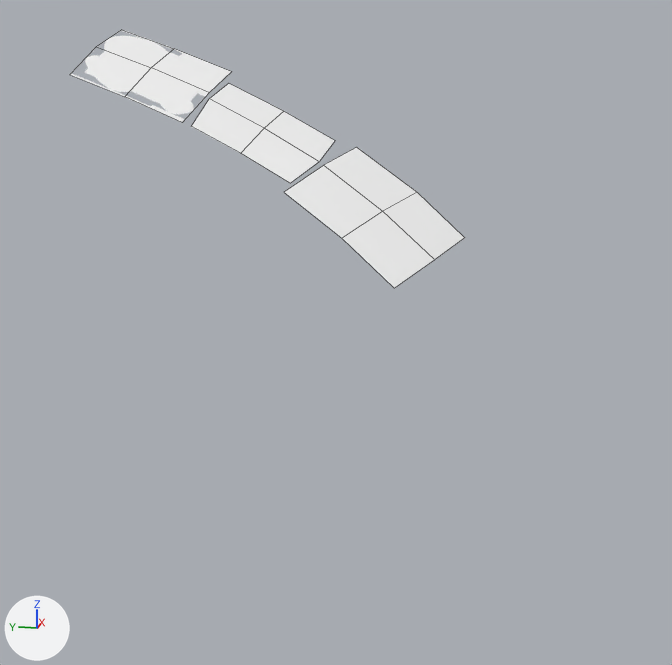
The FBX model Assets/HelloPico2/Data/Model/UI_UpMidDownDisplay.fbx as it was, and as the next commit left it.
Rendered twice from a 50 mm lens placed at (-0.1505, -0.0419, 0.0561), pointed at (0.0227, -0.0073, 0.0128). The lights are fixed; the arrows at lower left show +X, +Y and +Z. Mesh edges are drawn as thin lines. Where no turn or scale is listed for an object, it has been applied to the vertices.

Objects in the first picture: 'ConUI_DownMesh', 'ConUI_MidMesh', 'ConUI_UpMesh'.
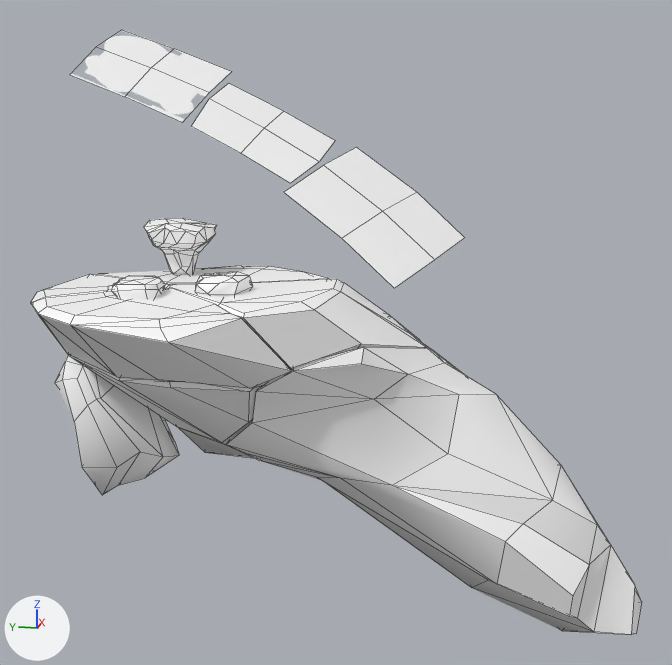
Where the newer file only moved an object's origin or applied its transform, the numbers keep the older frame.

Boxes (x1, y1, x2, y2) around the edits, measured in the pictures (672 x 665 px):
'HandController_Nature_Dummy', added
    after: (31, 218, 641, 635)

Edits to the bpy script that builds the scene:
```text
Add mat_picocolrampmat:
    mat_picocolrampmat = principled_material('PicoColRampMat')
    mat_picocolrampmat.base_color = (1.0, 1.0, 1.0)  # white #ffffff
Add me_handcontroller_nature_dummy:
    me_handcontroller_nature_dummy.from_pydata(...)  # 480 vertices, 595 faces; spans x -0.0207..0.0338, y -0.0668..0.0434, z -0.0389..0.0346
    me_handcontroller_nature_dummy.materials.append(mat_picocolrampmat)  # its picture is missing
Add ob_handcontroller_nature_dummy:
    ob_handcontroller_nature_dummy = bpy.data.objects.new('HandController_Nature_Dummy', me_handcontroller_nature_dummy)
    ob_handcontroller_nature_dummy.location = (0.0, 0.0, 0.0)
```
